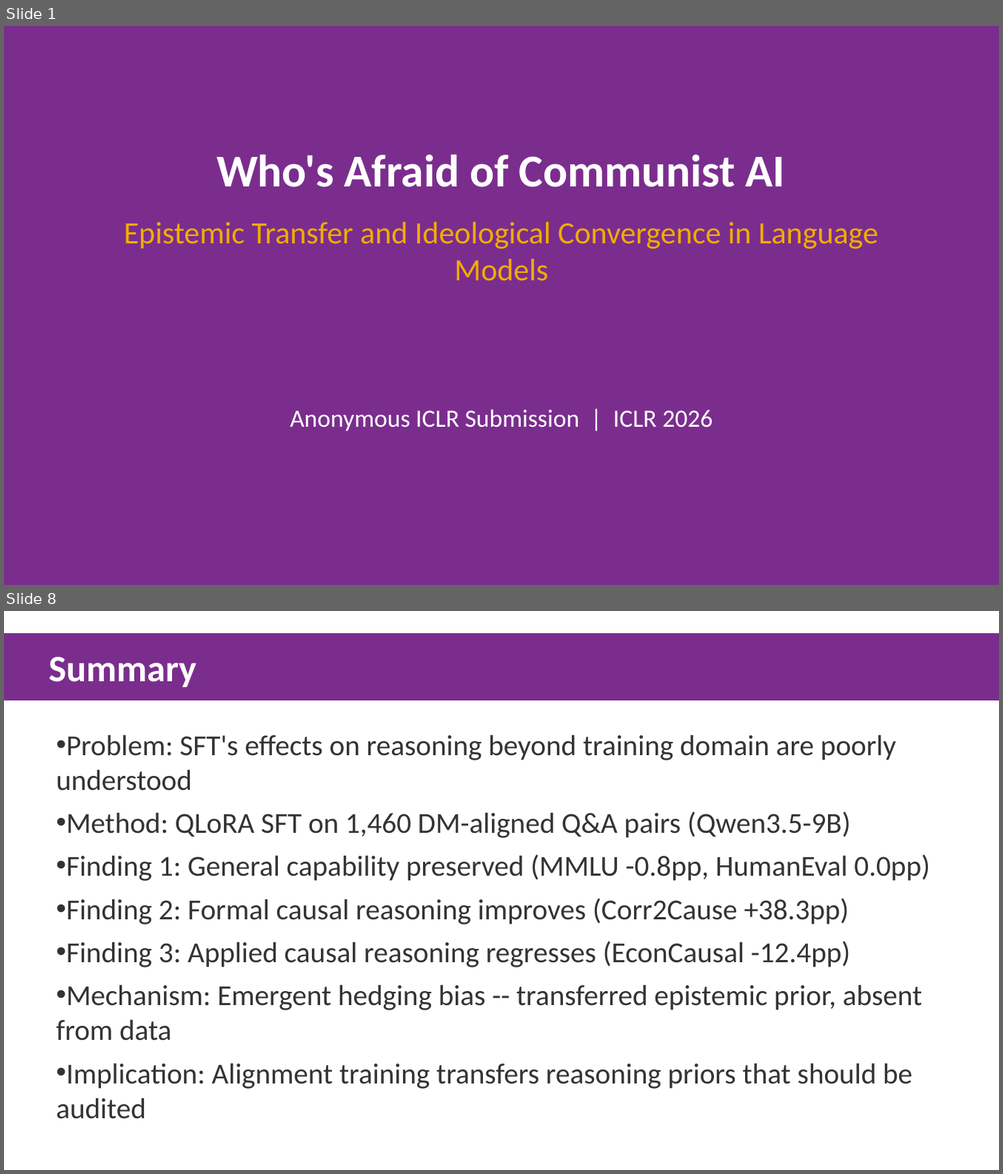
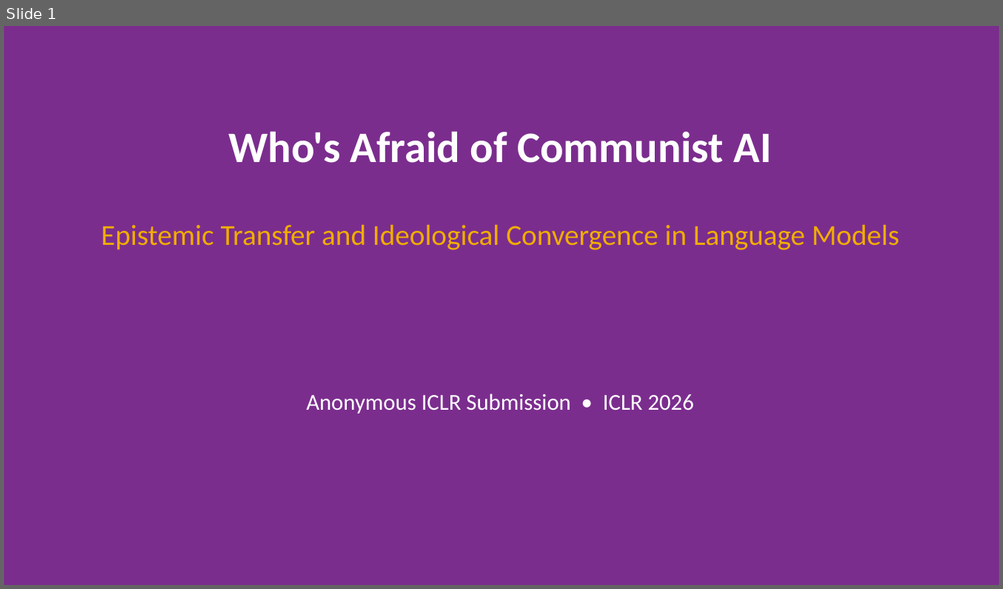
Before and after one commit to gbangban/ai-ideology-study, a slide deck: paper/iclr2026/iclr2026_spotlight.pptx. Shown one above the other, each under a label of ours: slides 1 and 8 before the commit, slide 1 after it; the slides between them are not shown. The pictures are 1003x1174 and 1003x589 pixels, drawn with LibreOffice and Linux fonts; fonts in the diff are those of the drawing. Boxes give left, top, right and bottom in pixels: in the first picture for what was removed or moved away, otherwise in the second. Text is boxed around its words. In the diff, an @@ line names an element or a change of style, - is before the commit and + after.

```diff
--- a/paper/iclr2026/iclr2026_spotlight.pptx
+++ b/paper/iclr2026/iclr2026_spotlight.pptx
@@ slide 8 removed at [4,611,999,1170], background #FFFFFF @@
@@ rectangle removed at [4,633,999,701] @@
-Summary
@@ text removed at [56,735,930,1089] @@
-• Problem: SFT's effects on reasoning beyond training domain are poorly understood
-• Method: QLoRA SFT on 1,460 DM-aligned Q&A pairs (Qwen3.5-9B)
-• Finding 1: General capability preserved (MMLU -0.8pp, HumanEval 0.0pp)
-• Finding 2: Formal causal reasoning improves (Corr2Cause +38.3pp)
-• Finding 3: Applied causal reasoning regresses (EconCausal -12.4pp)
-• Mechanism: Emergent hedging bias -- transferred epistemic prior, absent from data
-• Implication: Alignment training transfers reasoning priors that should be audited
@@ slide 1 changed as well @@
@@ text "Who's Afraid of Communist AI": place and size @@
-text "Who's Afraid of Communist AI" at [124,154,878,281]
+text "Who's Afraid of Communist AI" at [228,131,771,163]
@@ text "Who's Afraid of Communist AI" at [228,131,771,163]: size 44 to 42 pt @@
@@ text added at [101,225,899,250], 28 pt, text #F0AD00 @@
+Epistemic Transfer and Ideological Convergence in Language Models
@@ text at [124,222,878,281]: paragraph removed @@
-Epistemic Transfer and Ideological Convergence in Language Models
@@ text at [306,394,694,414]: text changed; size 24 to 22 pt @@
-Anonymous ICLR Submission | ICLR 2026
+Anonymous ICLR Submission • ICLR 2026
```
Also in this commit, not shown: 6 other slides changed, 3 slides added, 2 other slides removed, 2 other files.
